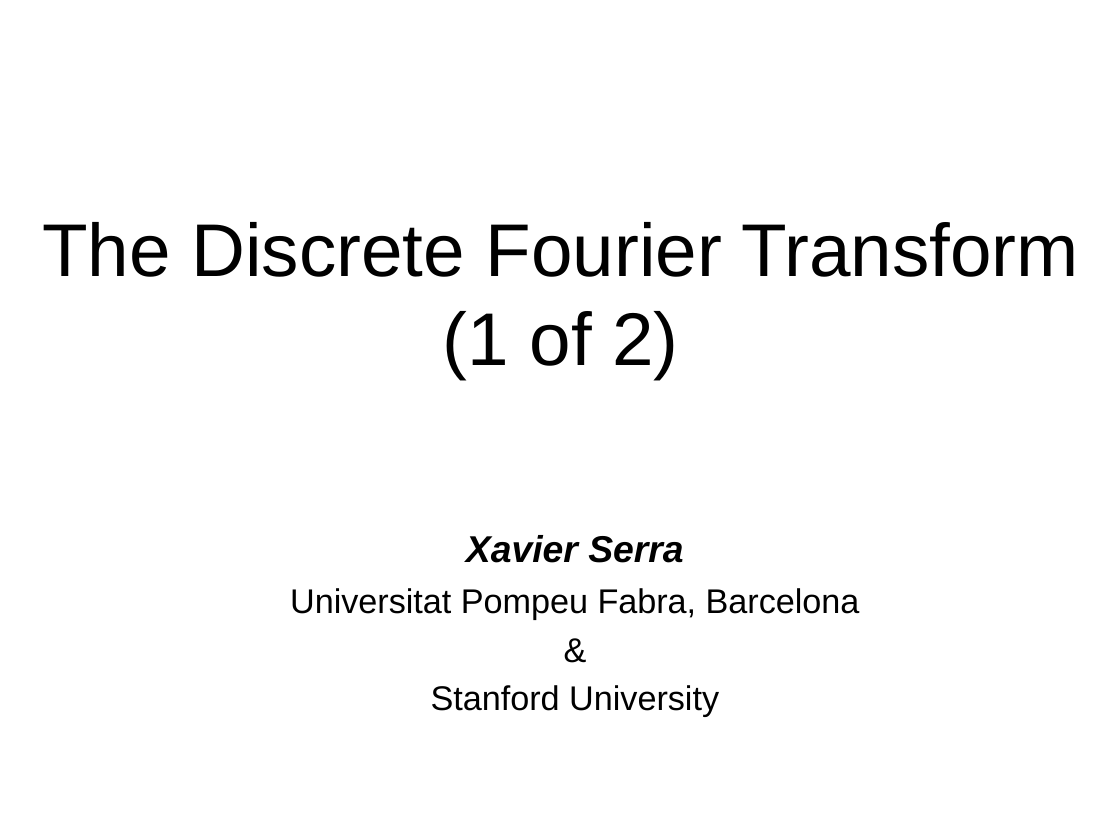
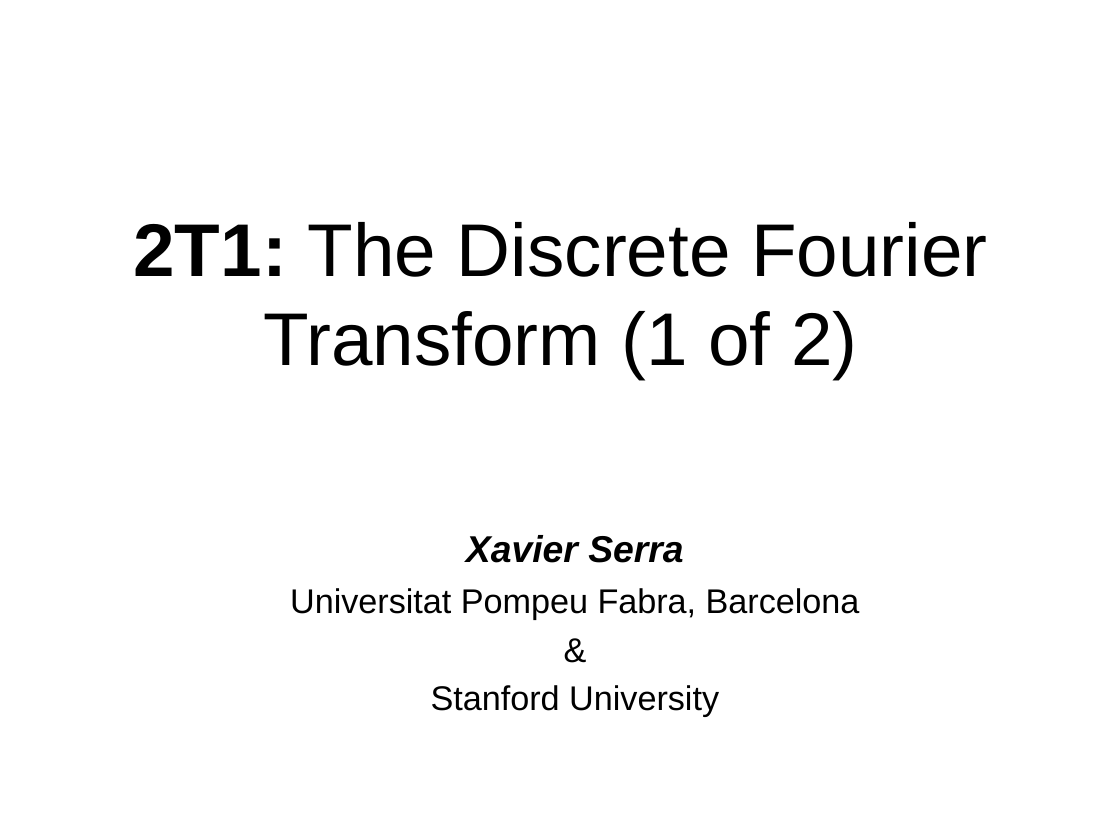
Before and after one commit to MTG/sms-tools, a slide deck: slide 1 of lectures/2-DFT/2T1-DFT-1.odp. Drawn at 1120x840 pixels with LibreOffice and Linux fonts; fonts in the diff are those of the drawing. Boxes give left, top, right and bottom in pixels: in the first picture for what was removed or moved away, otherwise in the second. Text is boxed around its words. In the diff, an @@ line names an element or a change of style, - is before the commit and + after.

```diff
--- a/lectures/2-DFT/2T1-DFT-1.odp
+++ b/lectures/2-DFT/2T1-DFT-1.odp
@@ title at (133,222,987,379): text changed @@
-The Discrete Fourier Transform
-(1 of 2)
+2T1: The Discrete Fourier Transform (1 of 2)
```
Also in this commit, not shown: 1 other slide changed, 7 other files.
